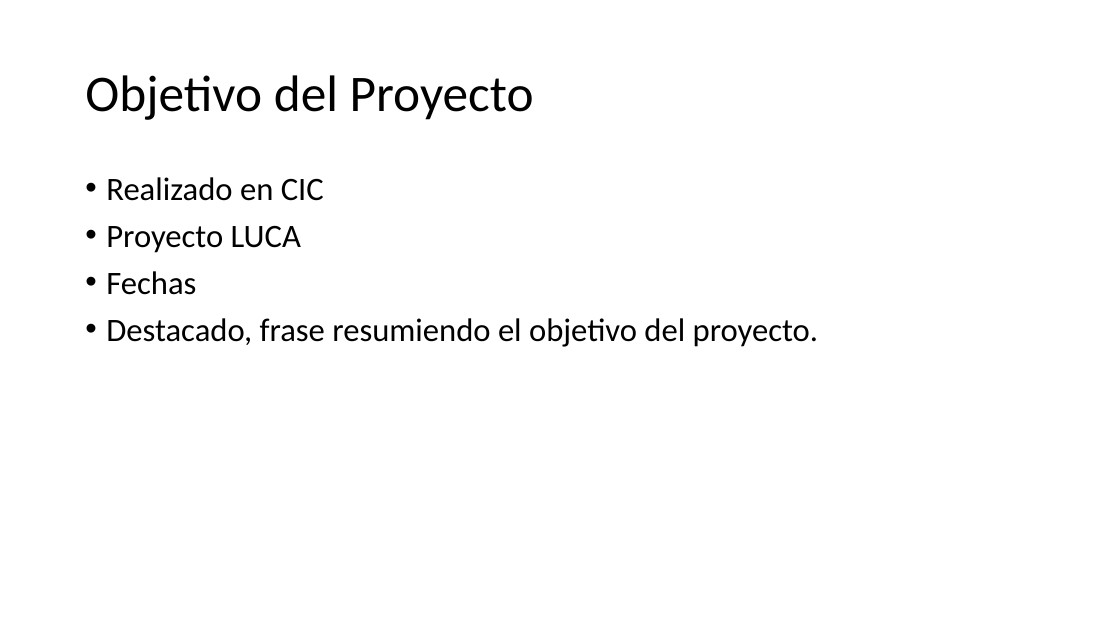
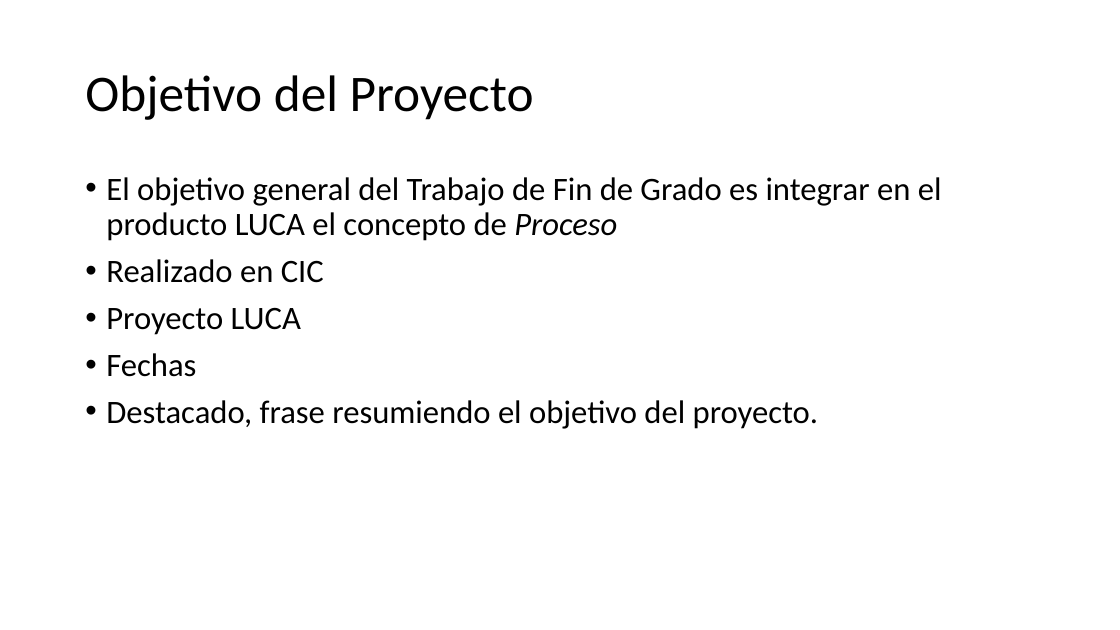
Before and after one commit to IgnacioAgueroSalcines/TFGProcessDocumentation, a slide deck: slide 3 of presentacion/Presentació1.pptx. Drawn at 1120x630 pixels with LibreOffice and Linux fonts; fonts in the diff are those of the drawing. Boxes give left, top, right and bottom in pixels: in the first picture for what was removed or moved away, otherwise in the second. Text is boxed around its words. In the diff, an @@ line names an element or a change of style, - is before the commit and + after.

```diff
--- a/presentacion/Presentació1.pptx
+++ b/presentacion/Presentació1.pptx
@@ text at (106, 177, 942, 241): paragraph added @@
+• El objetivo general del Trabajo de Fin de Grado es integrar en el producto LUCA el concepto de Proceso
```
Also in this commit, not shown: 1 other file.
